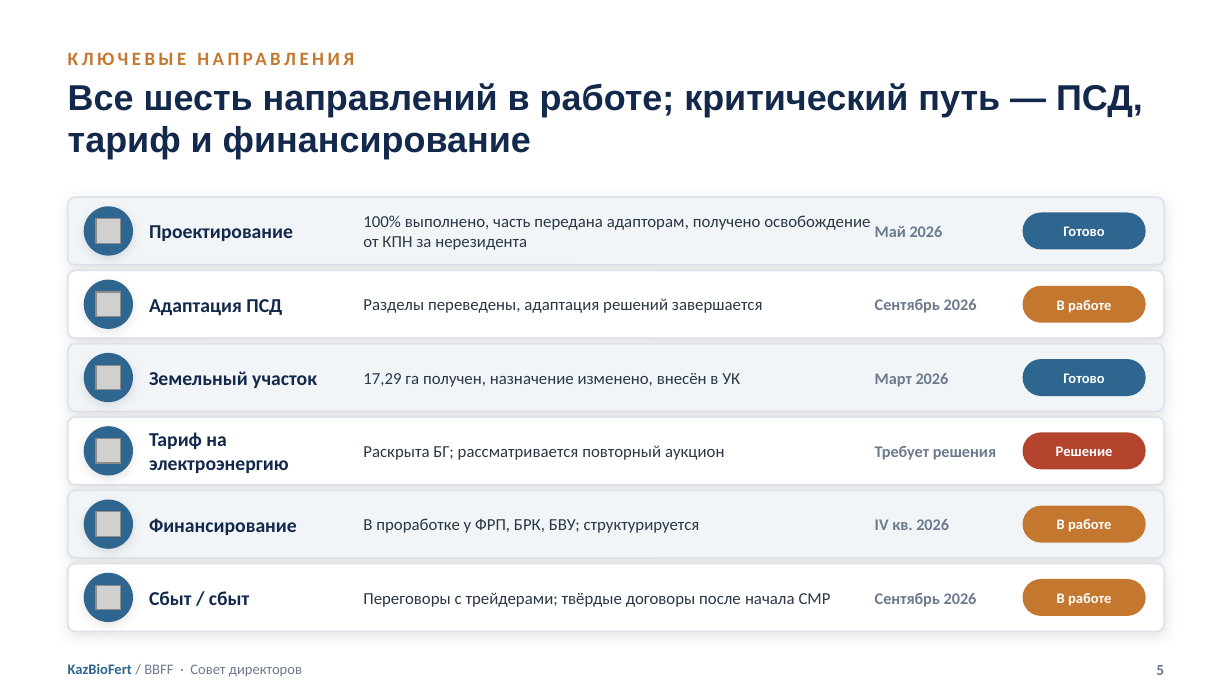
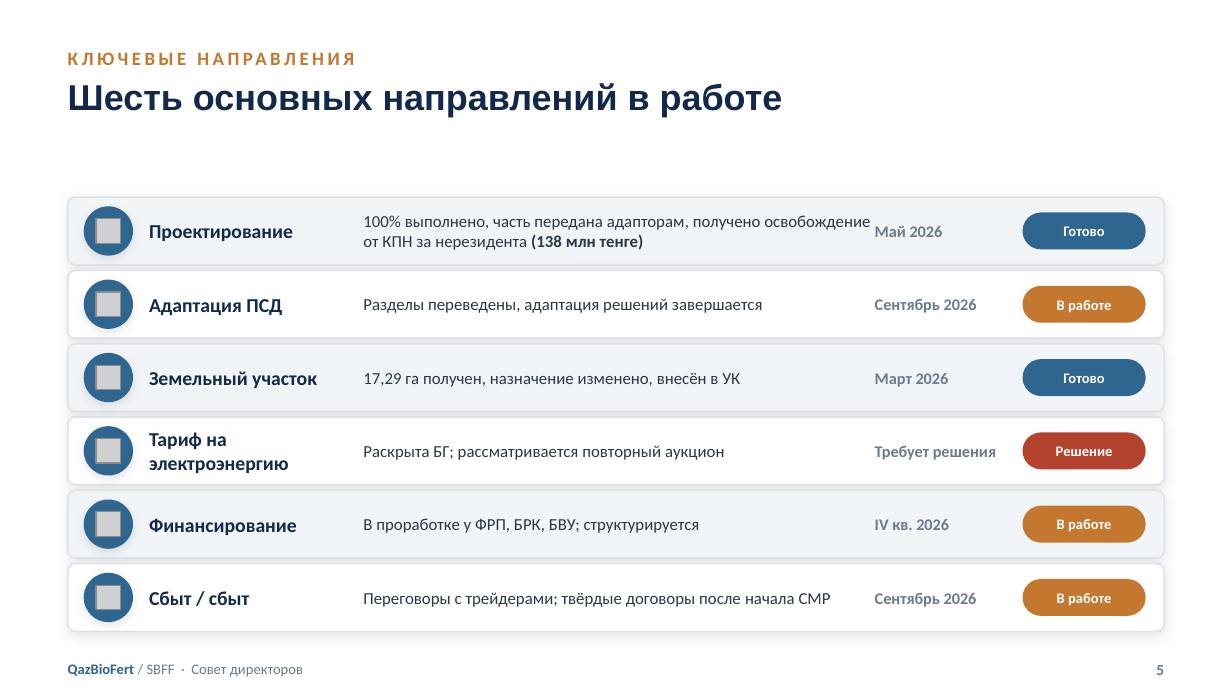
Before and after one commit to aoobakirov/board-presentation, a slide deck: slide 5 of KazBioFert_Board_Presentation_FINAL_20260709.pptx. Drawn at 1232x693 pixels with LibreOffice and Linux fonts; fonts in the diff are those of the drawing; grey boxes stand for pictures. Boxes give left, top, right and bottom in pixels: in the first picture for what was removed or moved away, otherwise in the second. Text is boxed around its words. In the diff, an @@ line names an element or a change of style, - is before the commit and + after.

```diff
--- a/KazBioFert_Board_Presentation_FINAL_20260709.pptx
+++ b/KazBioFert_Board_Presentation_FINAL_20260709.pptx
@@ text at [68,83,783,117]: text changed @@
-Все шесть направлений в работе; критический путь — ПСД, тариф и финансирование
+Шесть основных направлений в работе
@@ text at [363,215,870,250]: text changed @@
-100% выполнено, часть передана адапторам, получено освобождение от КПН за нерезидента
+100% выполнено, часть передана адапторам, получено освобождение от КПН за нерезидента (138 млн тенге)
@@ text at [68,664,303,677]: text changed @@
-KazBioFert / BBFF · Совет директоров
+QazBioFert / SBFF · Совет директоров
```
Also in this commit, not shown: 24 other slides changed, 1 slide added, 2 slides removed, 3 other files.
